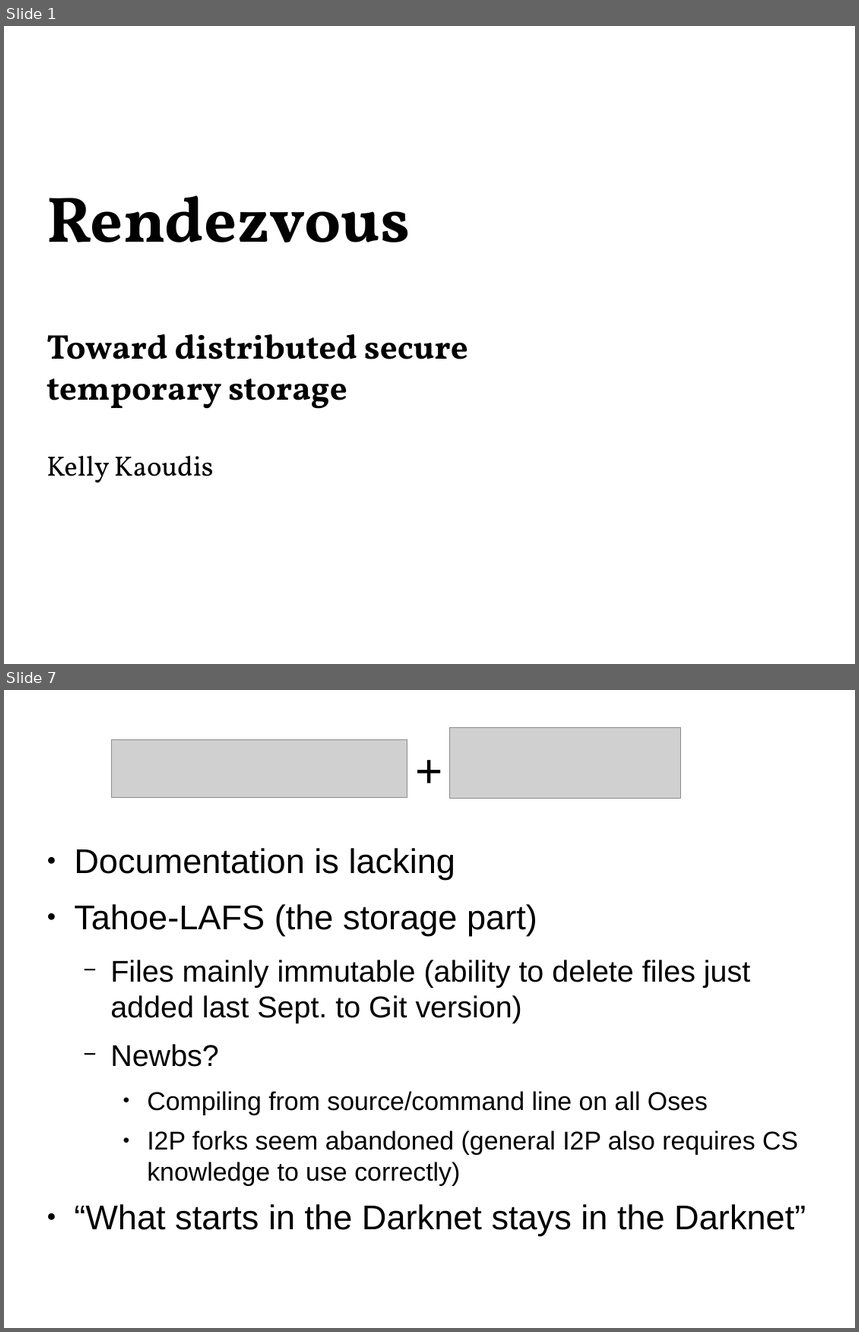
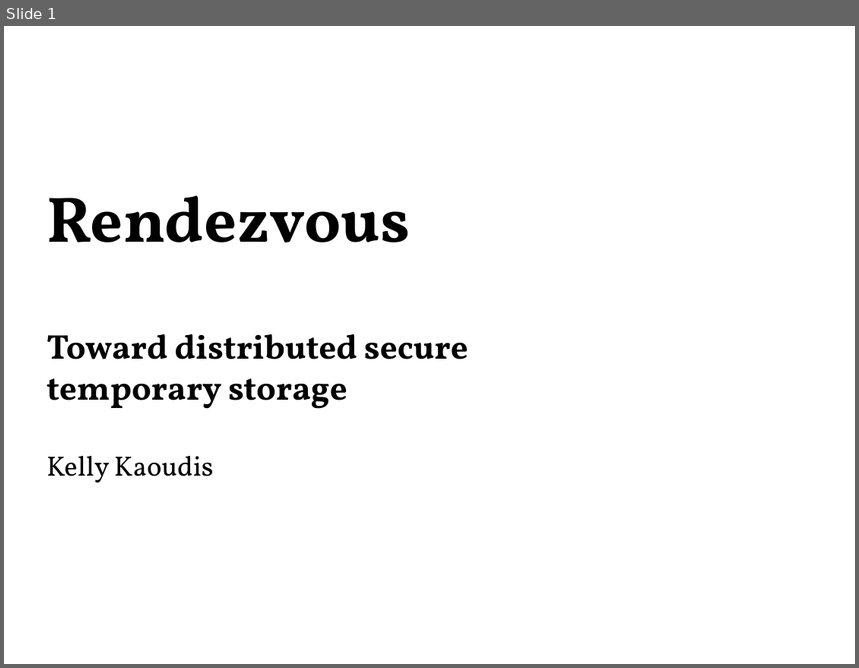
Before and after one commit to Zandrr/phonebook.js, a slide deck: documentation/ecen5013_presentation.odp. Shown one above the other, each under a label of ours: slides 1 and 7 before the commit, slide 1 after it; the slides between them are not shown. The pictures are 859x1332 and 859x668 pixels, drawn with LibreOffice and Linux fonts; fonts in the diff are those of the drawing; grey boxes stand for pictures. Boxes give left, top, right and bottom in pixels: in the first picture for what was removed or moved away, otherwise in the second. Text is boxed around its words. In the diff, an @@ line names an element or a change of style, - is before the commit and + after.

```diff
--- a/documentation/ecen5013_presentation.odp
+++ b/documentation/ecen5013_presentation.odp
@@ slide 7 removed at <box>4,690,855,1328</box>, background #FFFFFF @@
@@ title removed at <box>47,716,813,822</box> @@
-+
@@ picture removed at <box>449,727,681,798</box> @@
@@ picture removed at <box>111,739,408,797</box> @@
@@ text removed at <box>74,848,806,1236</box> @@
-● Documentation is lacking
-● Tahoe-LAFS (the storage part)
-  − Files mainly immutable (ability to delete files just added last Sept. to Git version)
-  − Newbs?
-    ● Compiling from source/command line on all Oses
-    ● I2P forks seem abandoned (general I2P also requires CS knowledge to use correctly)
-● “What starts in the Darknet stays in the Darknet”
```
Also in this commit, not shown: 10 slides changed, 5 slides added, 9 other slides removed.
